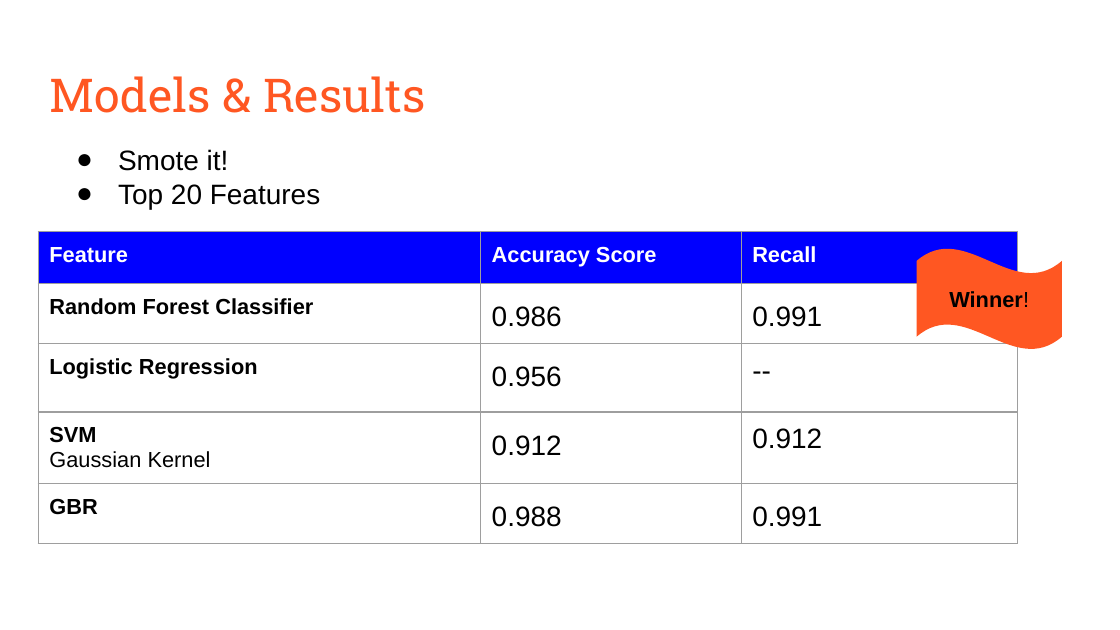
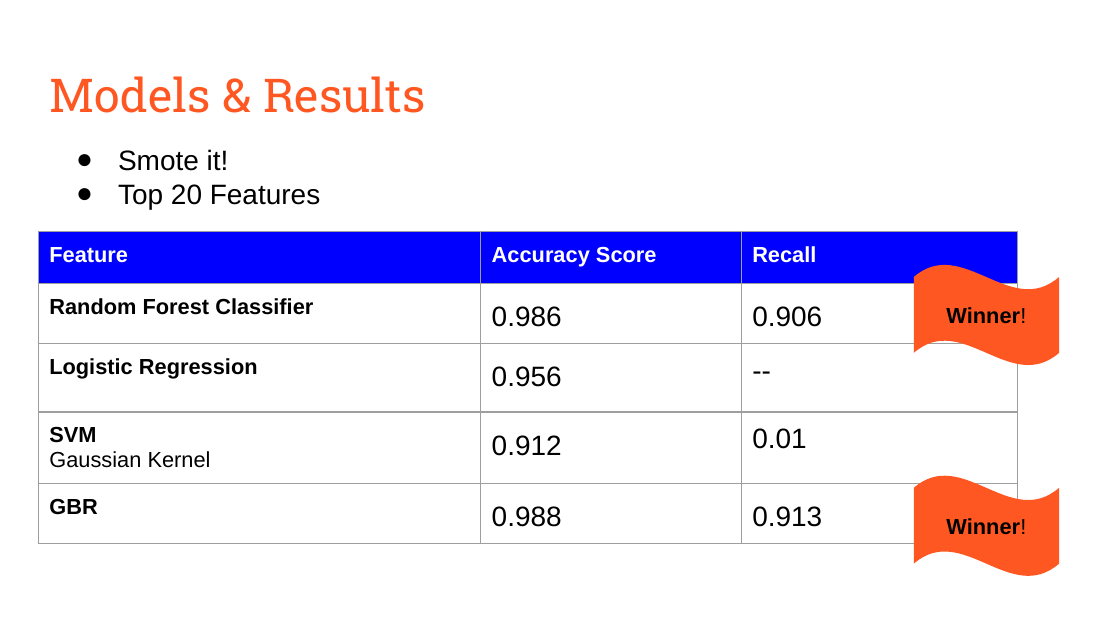
Before and after one commit to susiexsun/fraud_detection, a slide deck: slide 4 of Fraud_Detection.pptx. Drawn at 1120x630 pixels with LibreOffice and Linux fonts; fonts in the diff are those of the drawing. Boxes give left, top, right and bottom in pixels: in the first picture for what was removed or moved away, otherwise in the second. Text is boxed around its words. In the diff, an @@ line names an element or a change of style, - is before the commit and + after.

```diff
--- a/Fraud_Detection.pptx
+++ b/Fraud_Detection.pptx
@@ table at (38,232,1018,599) @@
-row 2, column 3: 0.991
+row 2, column 3: 0.906
-row 4, column 3: 0.912
+row 4, column 3: 0.01
-row 5, column 3: 0.991
+row 5, column 3: 0.913
@@ wave added at (914,264,1060,365), fill #FF5722, 14 pt, text #000000, bold @@
+Winner!
@@ wave "Winner!": place and size @@
-wave "Winner!" at (916,249,1062,349)
+wave "Winner!" at (914,475,1060,576)
```
Also in this commit, not shown: 1 other slide changed.
